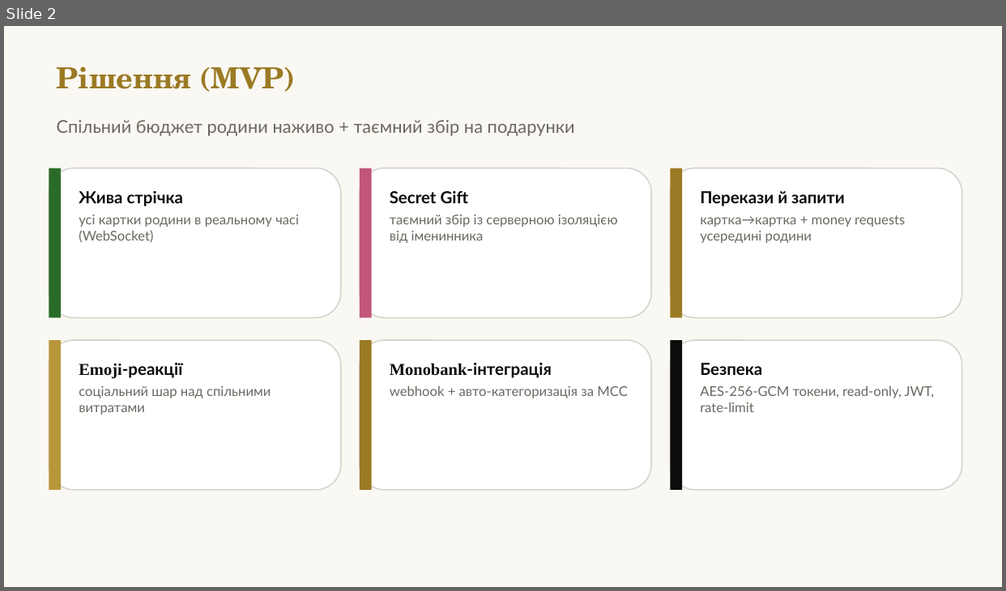
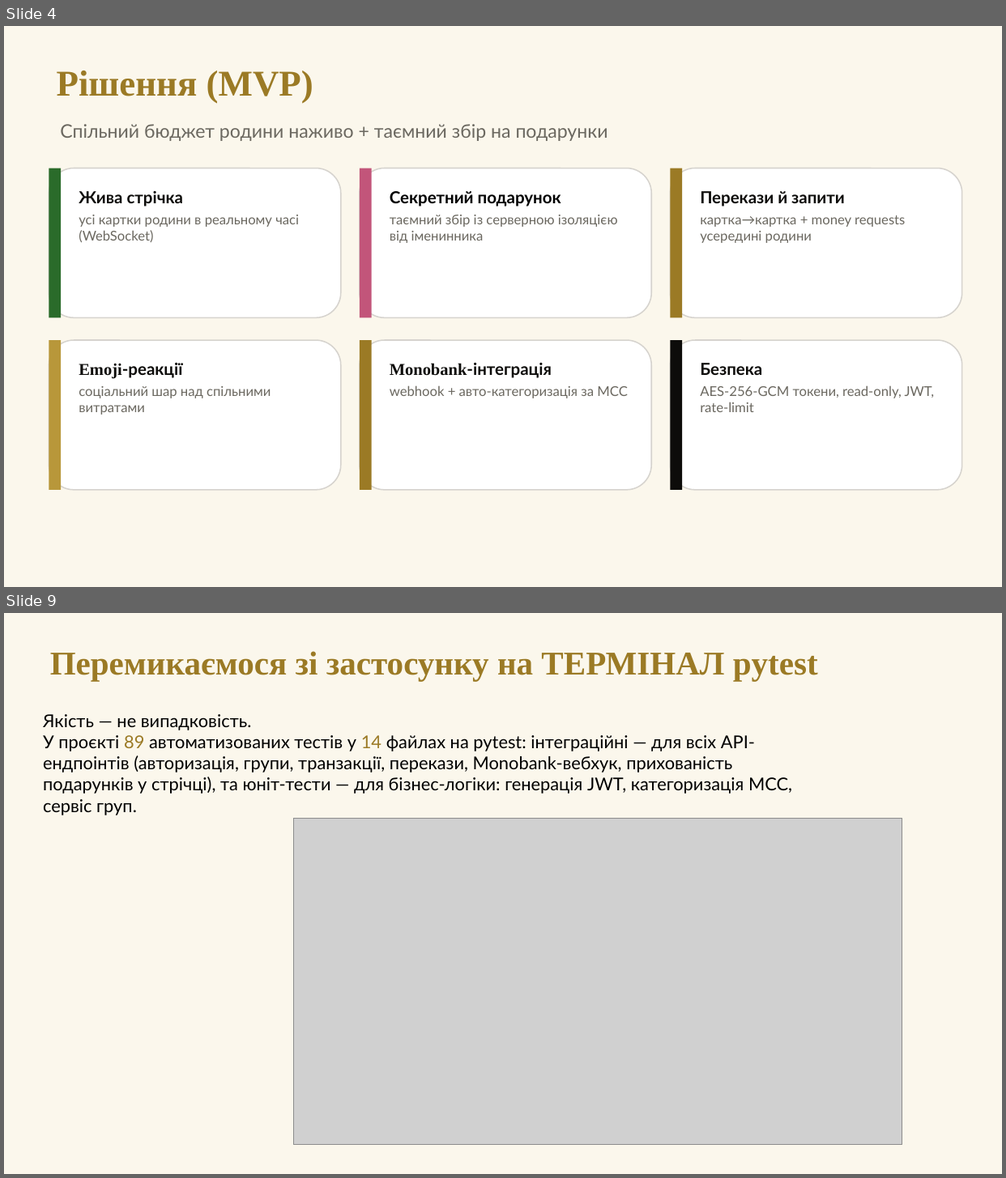
Before and after one commit to Uni-Project-143/Family-Wallet, a slide deck: docs/marketing/07_Project_Pitch_Deck.pptx. Shown one above the other, each under a label of ours: slide 2 before the commit, slides 4 and 9 after it; the slides between them are not shown. The pictures are 1006x591 and 1006x1178 pixels, drawn with LibreOffice and Linux fonts; fonts in the diff are those of the drawing; grey boxes stand for pictures. Boxes give left, top, right and bottom in pixels: in the first picture for what was removed or moved away, otherwise in the second. Text is boxed around its words. In the diff, an @@ line names an element or a change of style, - is before the commit and + after.

```diff
--- a/docs/marketing/07_Project_Pitch_Deck.pptx
+++ b/docs/marketing/07_Project_Pitch_Deck.pptx
@@ slide 9 added at (x1=4, y1=613, x2=1002, y2=1174), background #FBF7EC @@
@@ text added at (x1=50, y1=651, x2=818, y2=681), 32 pt, text #9B7A25, bold @@
+Перемикаємося зі застосунку на ТЕРМІНАЛ pytest
@@ text added at (x1=43, y1=714, x2=792, y2=815), 17 pt, text #000000 @@
+Якість — не випадковість.
+У проєкті 89 автоматизованих тестів у 14 файлах на pytest: інтеграційні — для всіх API-ендпоінтів (авторизація, групи, транзакції, перекази, Monobank-вебхук, прихованість подарунків у стрічці), та юніт-тести — для бізнес-логіки: генерація JWT, категоризація MCC, сервіс груп.
@@ picture added at (x1=294, y1=818, x2=901, y2=1145) @@
@@ what was slide 2 is now slide 4 @@
@@ slide 4 changed as well @@
@@ background #FAF8F3 to #FBF7EC @@
@@ text "Рішення (MVP)" at (x1=57, y1=71, x2=313, y2=103): size 28 to 35 pt, font TeX Gyre Schola to Times New Roman @@
@@ text "Спільний бюджет родини наживо + ..." at (x1=60, y1=124, x2=608, y2=141): size 17 to 18 pt @@
@@ text at (x1=390, y1=191, x2=561, y2=207): text changed; text colour #0D0C0A to #000000 @@
-Secret Gift
+Секретний подарунок
```
Also in this commit, not shown: 6 other slides changed, 3 other slides added, 1 slide removed, 1 other file.
